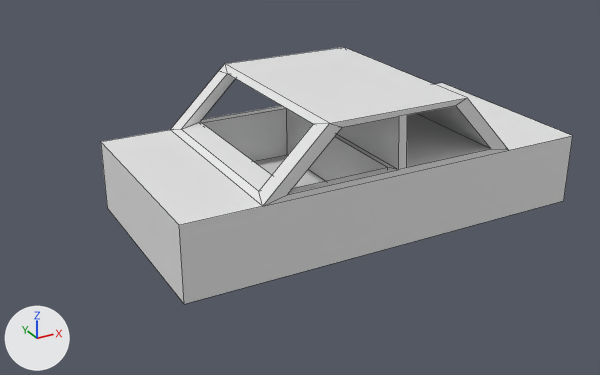
A saved change to the FBX model Assets/Models/car.fbx.
Before and after are seen from a 50 mm camera at (-4.01, -6.8, 2.98) aimed at (-0.48, -0.39, -0.22). The axes (+X, +Y, +Z) are drawn at lower left. The lights are the same throughout. Mesh edges are drawn as thin lines. Where no turn or scale is listed for an object, it has been applied to the vertices. Vertices at the same position are counted once.
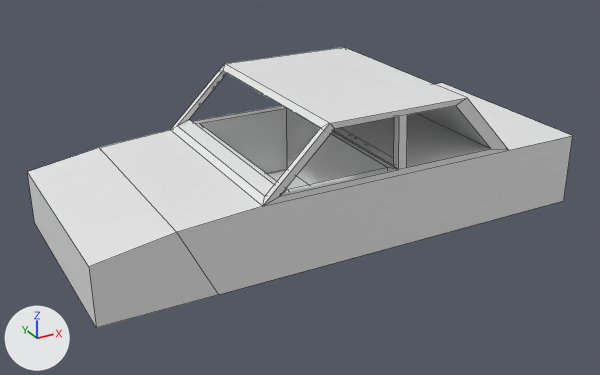
The change, as JSON lines over the scene's bpy script:
```json
{"block": "me_cube", "where": "# used by ob_cube; location = (0.0, 0.0, 0.0)"}
{"op": "remove", "block": "me_cube", "code": "me_cube.from_pydata(...)  # 50 vertices, 49 faces; spans x -2.06..2.06, y -1.33..0.74, z -0.55..0.76"}
{"op": "add", "block": "me_cube", "code": "me_cube.from_pydata(...)  # 66 vertices, 65 faces; spans x -2.78..2.06, y -1.33..0.74, z -0.55..0.76"}
{"block": "me_cube", "change": "me_cube part 1"}
{"block": "me_cube", "change": "6 faces are deleted"}
{"block": "me_cube", "change": "4 vertices in x -1.12..-0.61, y -1.33..0.74, z 0.21..0.7 move by (-0.07, 0.0, 0.0)"}
{"block": "me_cube", "change": "16 vertices move from x -2.06..-0.08, y -1.33..0.74, z -0.55..0.71 to x -2.08..-0.08, y -1.33..0.74, z -0.55..0.71"}
{"block": "me_cube", "change": "16 vertices are added at x -2.78..0.07, y -1.33..0.74, z -0.55..0.69"}
{"block": "me_cube", "change": "22 new faces join them"}
```

Where the change shows, as pixel boxes (x1, y1, x2, y2) in the pictures (600 x 375 px):
```json
{"object": "Cube", "change": "reshaped", "before": [101, 47, 573, 304], "after": [27, 47, 573, 328], "on screen": "16% wider, 9% taller"}
{"part": 1, "of": "me_cube", "change": "built on", "before": [101, 64, 400, 304], "after": [27, 64, 400, 328]}
```
